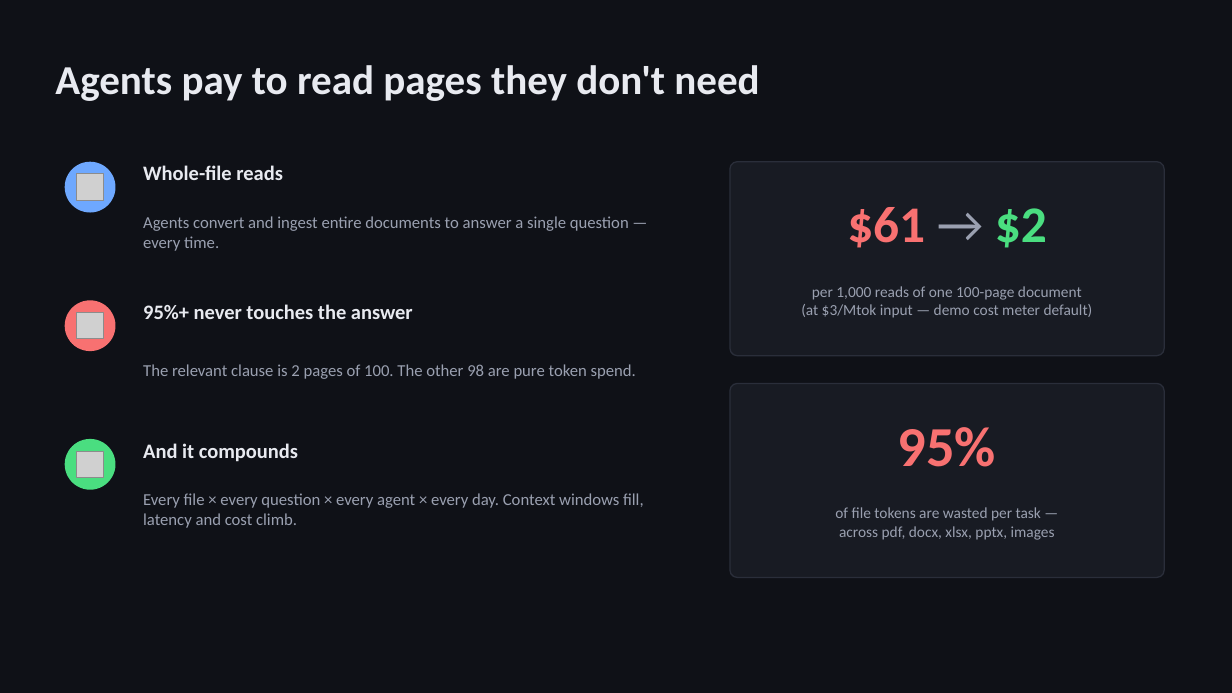
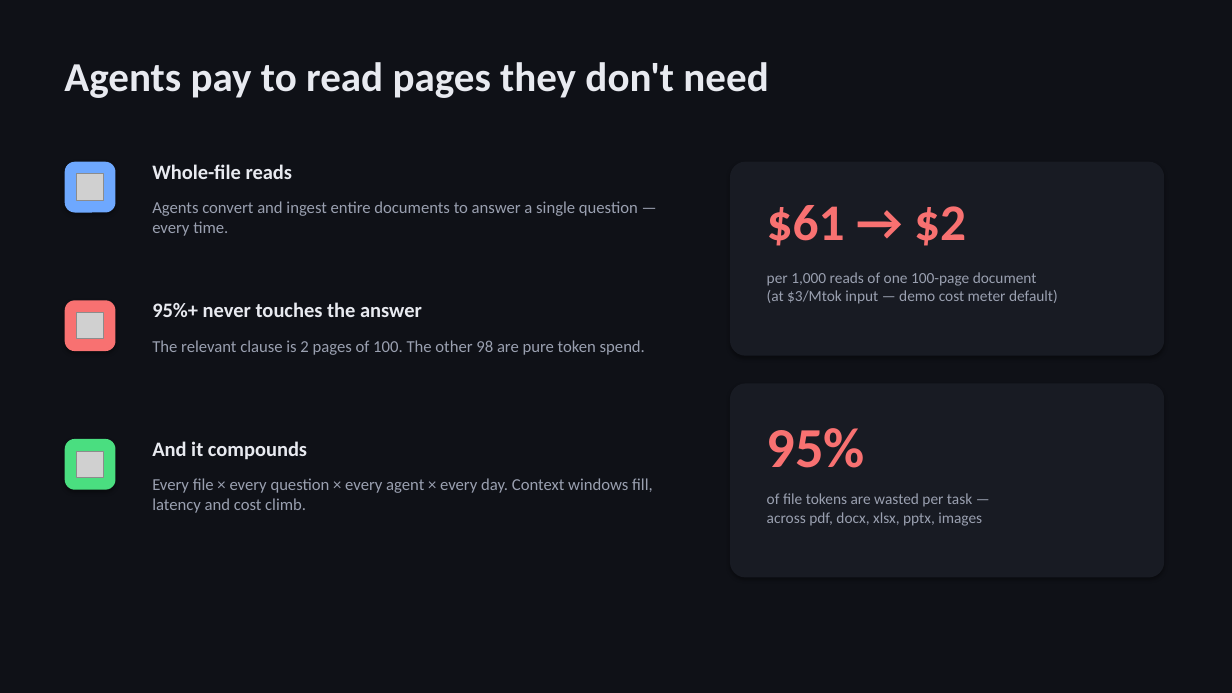
Before and after one commit to shenba1712/context-compiler, a slide deck: slide 2 of pitch/context-compiler-pitch.pptx. Drawn at 1232x693 pixels with LibreOffice and Linux fonts; fonts in the diff are those of the drawing; grey boxes stand for pictures. Boxes give left, top, right and bottom in pixels: in the first picture for what was removed or moved away, otherwise in the second. Text is boxed around its words. In the diff, an @@ line names an element or a change of style, - is before the commit and + after.

```diff
--- a/pitch/context-compiler-pitch.pptx
+++ b/pitch/context-compiler-pitch.pptx
@@ rounded rectangle at <box>730,162,1165,356</box>: outline #2A2E3A 1 pt to none; shadow on; proportions changed @@
@@ text "$61 → $2" at <box>767,205,966,246</box>: text colour #9AA0B0 to #F87171, bold on in "→"; text colour #4ADE80 to #F87171 in "$2"; alignment centre to left; vertical alignment middle to top @@
@@ rounded rectangle at <box>730,384,1165,578</box>: outline #2A2E3A 1 pt to none; shadow on; proportions changed @@
@@ ellipse to rounded rectangle; shadow on in 3 elements at <box>65,162,116,213</box>, <box>65,300,116,351</box>, <box>65,439,116,490</box> @@
@@ vertical alignment middle to top in 7 elements at <box>64,62,768,98</box>, <box>152,164,293,179</box>, <box>152,201,638,236</box>, <box>152,302,422,317</box>, <box>152,340,645,355</box>, <box>152,441,307,460</box>, <box>152,478,653,513</box> @@
@@ alignment centre to left; vertical alignment middle to top in 3 elements at <box>767,272,1058,304</box>, <box>767,428,865,468</box>, <box>767,493,982,526</box> @@
```
Also in this commit, not shown: 4 other slides changed, 1 slide added, 1 slide removed, 7 other files.
